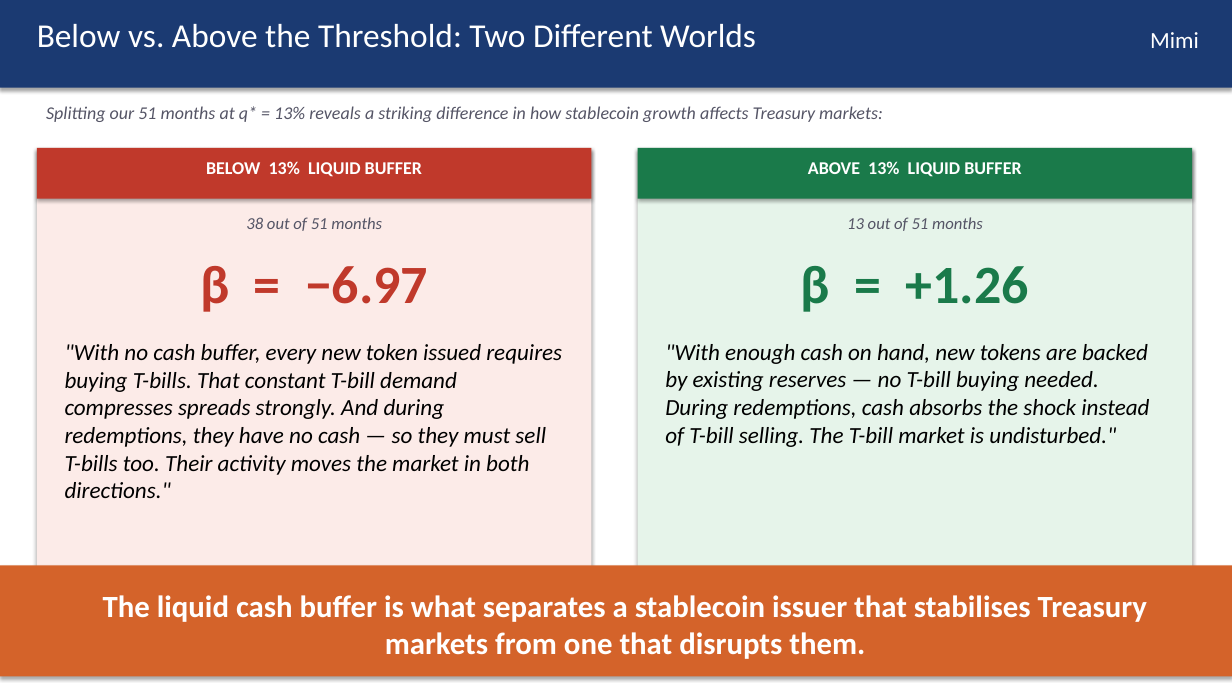
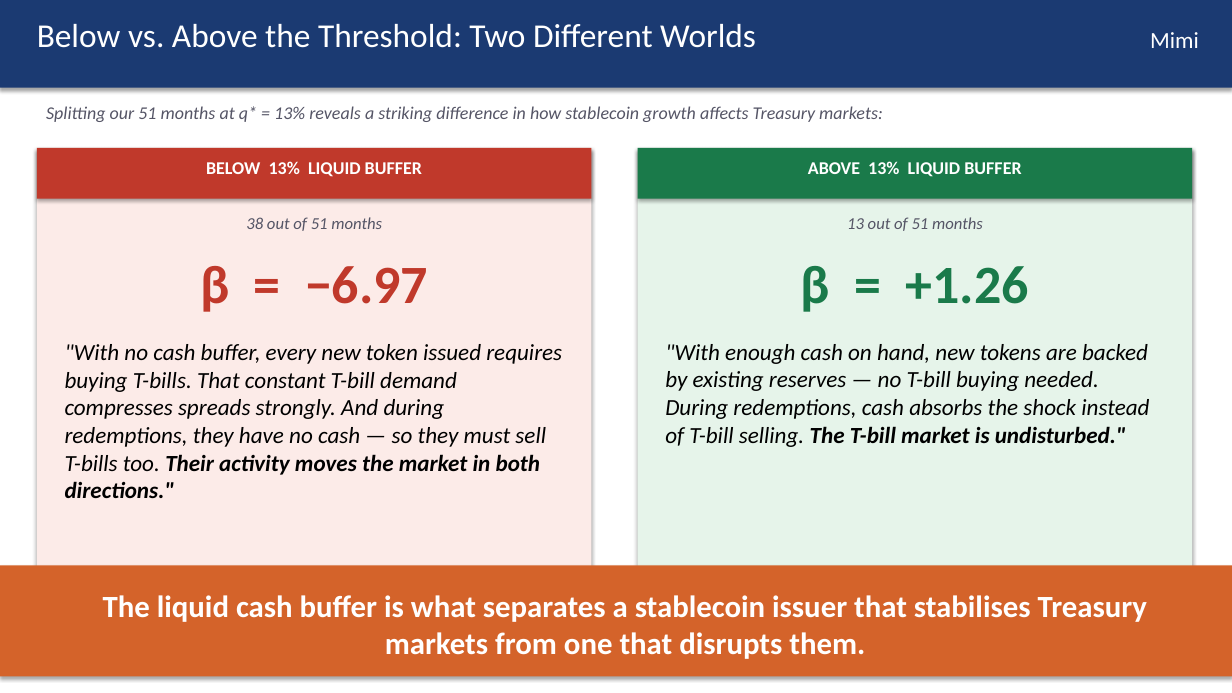
Before and after one commit to kimmireu0921/Stablecoins-and-the-Exorbitant-Privilege, a slide deck: slide 12 of FINAL_0512_Stablecoin_Exorbitant_Privilege.pptx. Drawn at 1232x693 pixels with LibreOffice and Linux fonts; fonts in the diff are those of the drawing. Boxes give left, top, right and bottom in pixels: in the first picture for what was removed or moved away, otherwise in the second. Text is boxed around its words. In the diff, an @@ line names an element or a change of style, - is before the commit and + after.

```diff
--- a/FINAL_0512_Stablecoin_Exorbitant_Privilege.pptx
+++ b/FINAL_0512_Stablecoin_Exorbitant_Privilege.pptx
@@ text ""With no cash buffer, every ..." at (65, 344, 562, 498): bold on in "Their activity moves the market in both ..." @@
@@ text ""With enough cash on hand, ..." at (665, 344, 1149, 447): bold on in "The T-bill market is undisturbed."" @@
```
Also in this commit, not shown: 3 other slides changed.
